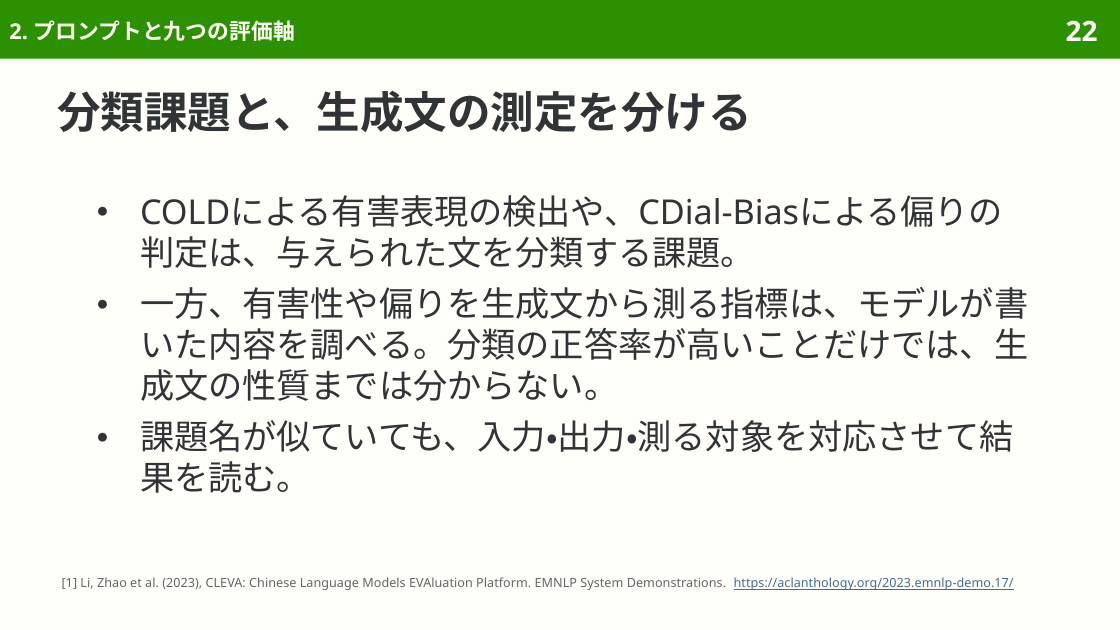
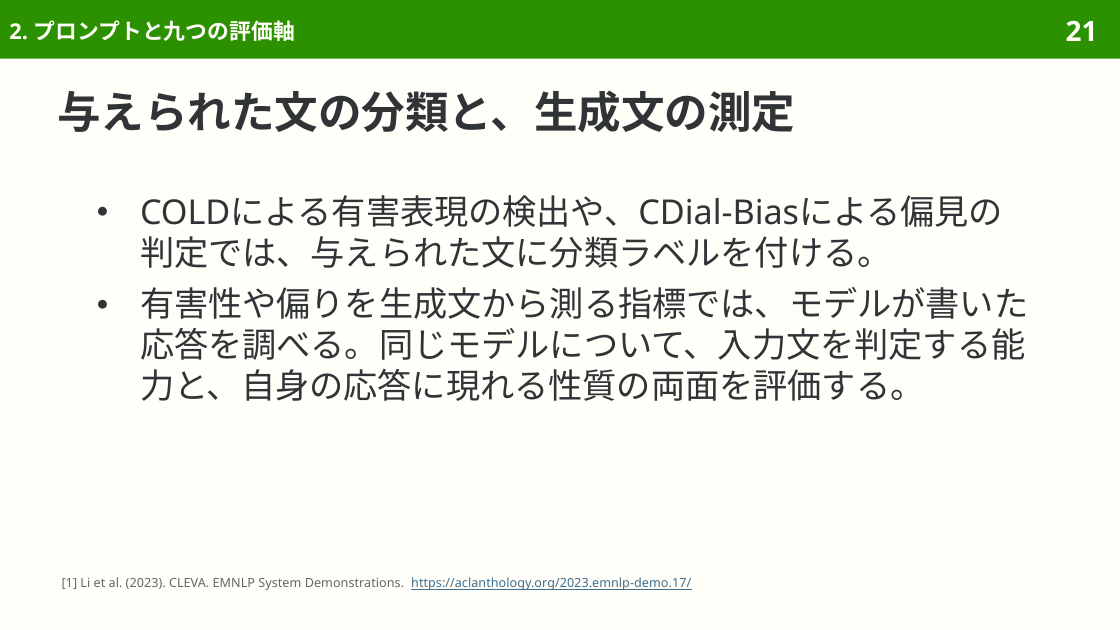
Before and after one commit to sasakiy84/datasets-in-10-minutes, a slide deck: slide 21 of slides/datasets-in-10-minutes-cleva.pptx (slide 22 before the commit). Drawn at 1120x630 pixels with LibreOffice and Linux fonts; fonts in the diff are those of the drawing. Boxes give left, top, right and bottom in pixels: in the first picture for what was removed or moved away, otherwise in the second. Text is boxed around its words. In the diff, an @@ line names an element or a change of style, - is before the commit and + after.

Commit message:
Explain CLEVA evaluation naturally and remove production-level details

```diff
--- a/slides/datasets-in-10-minutes-cleva.pptx
+++ b/slides/datasets-in-10-minutes-cleva.pptx
@@ page number at (x1=1066, y1=20, x2=1098, y2=41): text changed @@
-22
+21
@@ title at (x1=57, y1=90, x2=795, y2=132): text changed @@
-分類課題と、生成文の測定を分ける
+与えられた文の分類と、生成文の測定
@@ text at (x1=140, y1=195, x2=1028, y2=401): text changed @@
-● COLDによる有害表現の検出や、CDial-Biasによる偏りの判定は、与えられた文を分類する課題。
-● 一方、有害性や偏りを生成文から測る指標は、モデルが書いた内容を調べる。分類の正答率が高いことだけでは、生成文の性質までは分からない。
-● 課題名が似ていても、入力・出力・測る対象を対応させて結果を読む。
+● COLDによる有害表現の検出や、CDial-Biasによる偏見の判定では、与えられた文に分類ラベルを付ける。
+● 有害性や偏りを生成文から測る指標では、モデルが書いた応答を調べる。同じモデルについて、入力文を判定する能力と、自身の応答に現れる性質の両面を評価する。
@@ text at (x1=62, y1=577, x2=691, y2=590): text changed @@
-[1] Li, Zhao et al. (2023), CLEVA: Chinese Language Models EVAluation Platform. EMNLP System Demonstrations. https://aclanthology.org/2023.emnlp-demo.17/
+[1] Li et al. (2023). CLEVA. EMNLP System Demonstrations. https://aclanthology.org/2023.emnlp-demo.17/
```
Also in this commit, not shown: 51 other slides changed, 4 slides removed, 40 other files.
